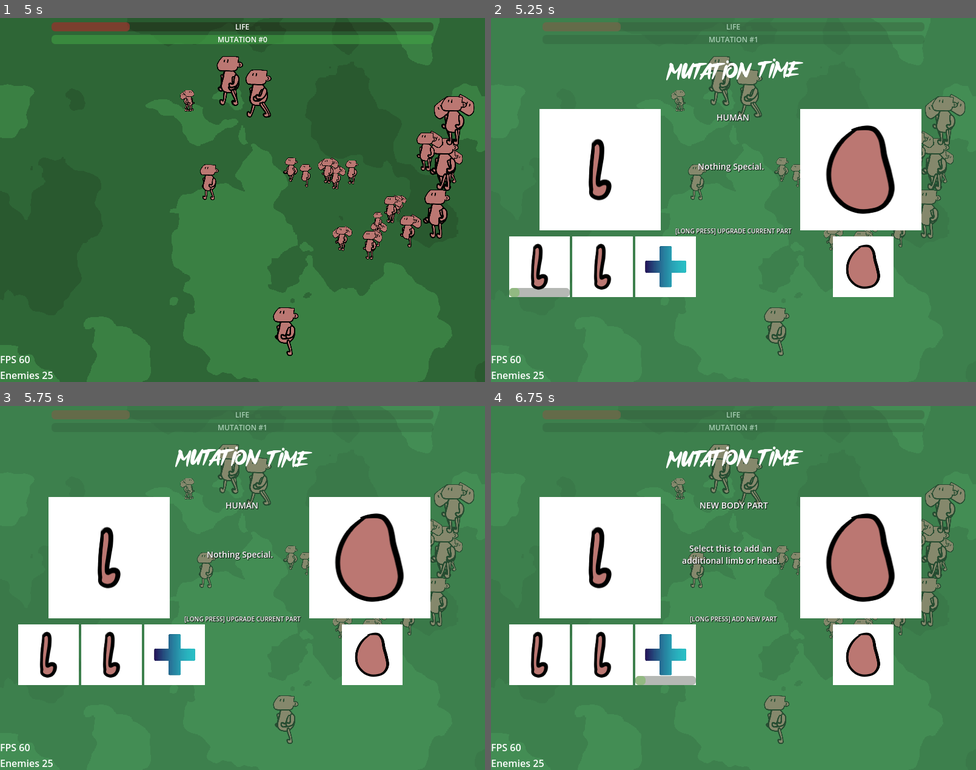
Above: before the commit, frames 1-4 (two rows, left to right).
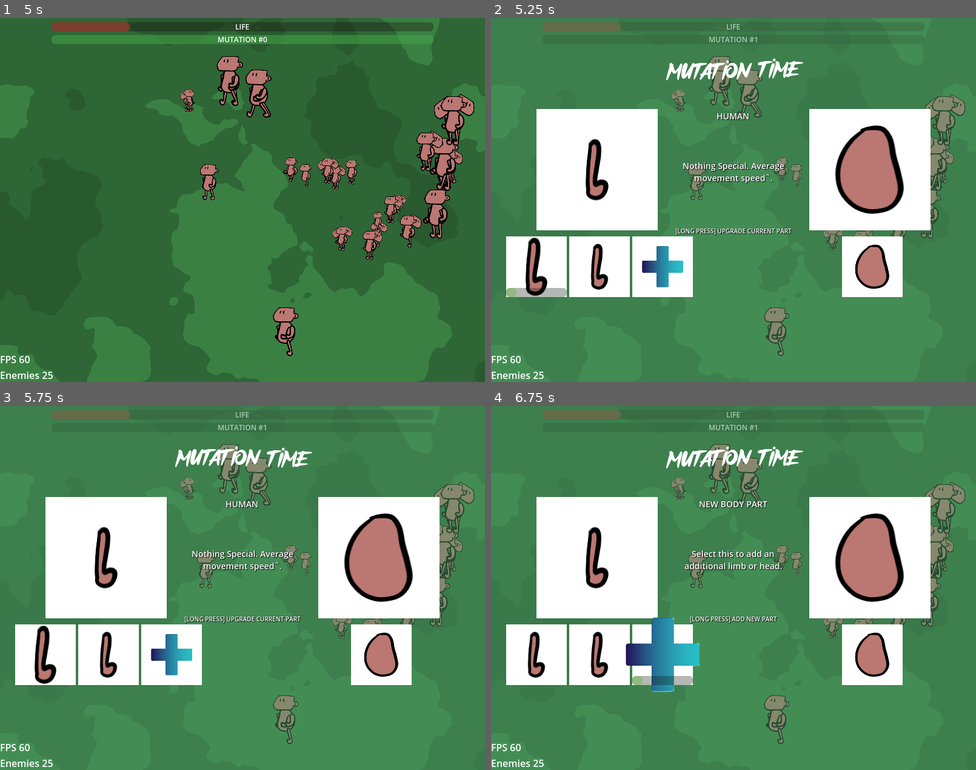
Above: after the commit, the same moments.

Repository: tomeyro/abomi-nation
Game: Godot game, scene res://scenes/level/level.tscn
Two runs of this game, one before a commit and one after it. Both use one fixed random seed, a clock stepped at 60 frames per second and the inputs below.
Inputs (mouse positions are in pixels of both pictures, inside the frame that each line leads up to):
- Up to frame 1 (5 s): move the mouse to (349, 181) at 0.52 s; hold D (right) 0.53-1.28 s; click (349, 181) at 0.67 s; move the mouse to (145, 218) at 1.27 s; hold S (down) 1.28-2.03 s; move the mouse to (291, 119) at 2.02 s; hold D (right) 2.03-2.78 s; move the mouse to (218, 272) at 2.77 s; hold W (up) 2.78-3.53 s; click (218, 272) at 2.92 s; move the mouse to (388, 254) at 3.52 s; hold A (left) from 3.53 s (still down); move the mouse to (97, 145) at 4.27 s
- Up to frame 2 (5.25 s): move the mouse to (539, 265) at 5.02 s; release A (left) at 5.03 s; hold S (down) from 5.03 s (still down); click (539, 265) at 5.17 s
- Up to frame 3 (5.75 s): keep holding S (down)
- Up to frame 4 (6.75 s): move the mouse to (602, 653) at 5.77 s; release S (down) at 5.78 s; hold D (right) 5.78-6.53 s; click (602, 653) at 5.92 s; move the mouse to (665, 653) at 6.52 s; hold W (up) from 6.53 s (still down); click (665, 653) at 6.67 s

Frame 1 is identical in both runs. In frame 2, 7.0% of the frame differs, in the area x 3-91%, y 25-77%; in frame 3, 7.0%; in frame 4, 8.4%, in the area x 3-91%, y 25-79%.

Commit message:
Highlight option during mutation, Enemy max duration

Diff:
--- a/scenes/enemy/enemy.gd
+++ b/scenes/enemy/enemy.gd
@@ -8,6 +8,8 @@
 var attack_cooldown := 0.0
 
 var damage := 10.0
+
+var life_span := 25.0
 
 
 func _ready() -> void:
@@ -33,12 +35,16 @@
 
 
 func _physics_process(delta: float) -> void:
-	_handle_free()
+	_handle_free(delta)
 	_handle_movement(delta)
 	_handle_attack(delta)
 
 
-func _handle_free() -> void:
+func _handle_free(delta: float) -> void:
+	life_span -= delta
+	if life_span <= 0.0:
+		queue_free()
+		return
 	var distance_to_char := global_position - Globals.char.global_position
 	var distance_to_free := Globals.window_size * 0.85
 	if abs(distance_to_char.x) >= distance_to_free.x or abs(distance_to_char.y) >= distance_to_free.y:
--- a/scenes/level/mutation_block.gd
+++ b/scenes/level/mutation_block.gd
@@ -104,11 +104,14 @@
 			action = "upgrade"
 		else:
 			action = "replace"
+		option.container.get_child(0).scale += Vector2.ONE * .2
 	hover.emit(option.part_res if option.part_res else new_part_res, action)
 
 
 func _on_option_mouse_exited(option):
 	hover_ended.emit(option.part_res if option.part_res else new_part_res)
+	if option and option != self and option.container:
+		option.container.get_child(0).scale -= Vector2.ONE * .2
 	if selecting == option:
 		selecting.update_progress(0, selecting_duration_target)
 		selecting = null
--- a/scenes/level/mutation_screen.tscn
+++ b/scenes/level/mutation_screen.tscn
@@ -55,9 +55,9 @@
 anchor_top = 0.5
 anchor_right = 0.5
 anchor_bottom = 0.5
-offset_left = -320.0
+offset_left = -325.0
 offset_top = -150.0
-offset_right = -120.0
+offset_right = -125.0
 offset_bottom = 50.0
 grow_horizontal = 2
 grow_vertical = 2
@@ -69,9 +69,9 @@
 anchor_top = 0.5
 anchor_right = 0.5
 anchor_bottom = 0.5
-offset_left = 110.0
+offset_left = 125.0
 offset_top = -150.0
-offset_right = 310.0
+offset_right = 325.0
 offset_bottom = 50.0
 grow_horizontal = 2
 grow_vertical = 2
@@ -84,10 +84,10 @@
 anchor_top = 0.5
 anchor_right = 0.5
 anchor_bottom = 0.5
-offset_left = -36.0
-offset_top = -147.0
-offset_right = 36.0
-offset_bottom = -124.0
+offset_left = -109.0
+offset_top = -149.0
+offset_right = 109.0
+offset_bottom = -126.0
 grow_horizontal = 2
 grow_vertical = 2
 text = "New Part"
@@ -104,10 +104,10 @@
 anchor_top = 0.5
 anchor_right = 0.5
 anchor_bottom = 0.5
-offset_left = -109.0
-offset_top = -126.0
-offset_right = 101.0
-offset_bottom = 17.0
+offset_left = -105.0
+offset_top = -117.5
+offset_right = 105.0
+offset_bottom = 25.5
 grow_horizontal = 2
 grow_vertical = 2
 text = "This part gives you an amazing boost, BUT gives you cancer.
--- a/scenes/parts/arms/human.tres
+++ b/scenes/parts/arms/human.tres
@@ -7,4 +7,4 @@
 script = ExtResource("1_8rhqv")
 tscn = ExtResource("2_cgtma")
 title = "Human"
-description = "Nothing special"
+description = "Nothing special. Average resistanceˆ."
--- a/scenes/parts/bodies/human.tres
+++ b/scenes/parts/bodies/human.tres
@@ -7,4 +7,4 @@
 script = ExtResource("1_cdh3b")
 tscn = ExtResource("2_e5xf8")
 title = "Human"
-description = "Nothing special."
+description = "Nothing special. Average healthˆ."
--- a/scenes/parts/heads/human.tres
+++ b/scenes/parts/heads/human.tres
@@ -7,4 +7,4 @@
 script = ExtResource("1_esqel")
 tscn = ExtResource("2_gdia4")
 title = "Human"
-description = "Nothing special."
+description = "Nothing special. Average statsˆ."
--- a/scenes/parts/legs/human.tres
+++ b/scenes/parts/legs/human.tres
@@ -7,4 +7,4 @@
 script = ExtResource("1_pu3bq")
 tscn = ExtResource("2_dq0dr")
 title = "Human"
-description = "Nothing Special."
+description = "Nothing Special. Average movement speedˆ."
